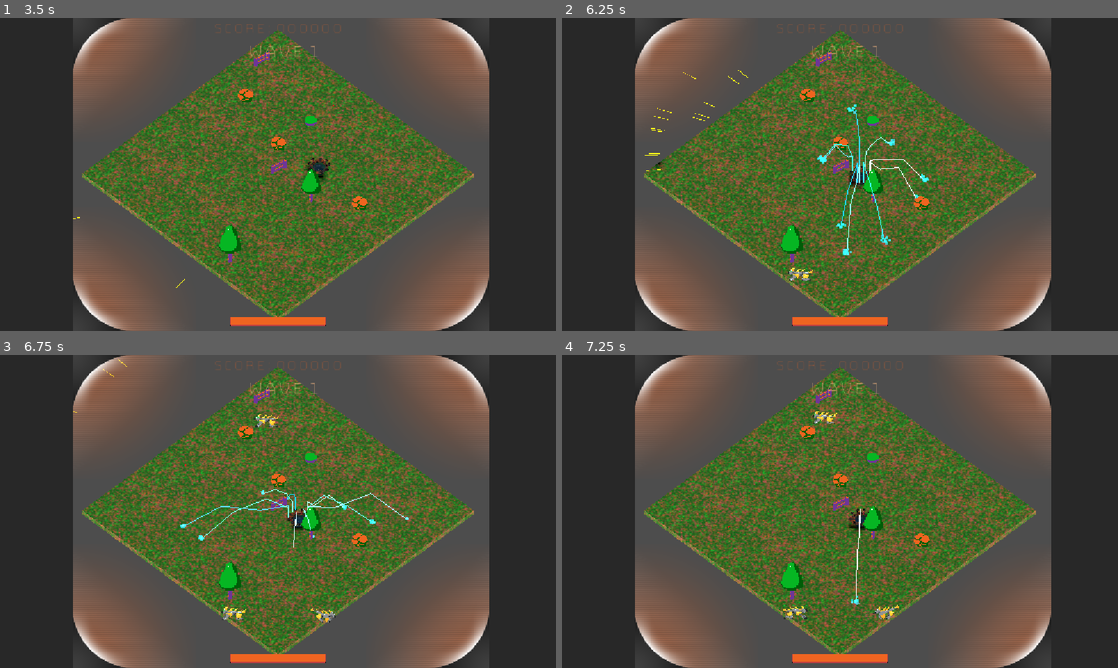
Above: before the commit, frames 1-4 (two rows, left to right).
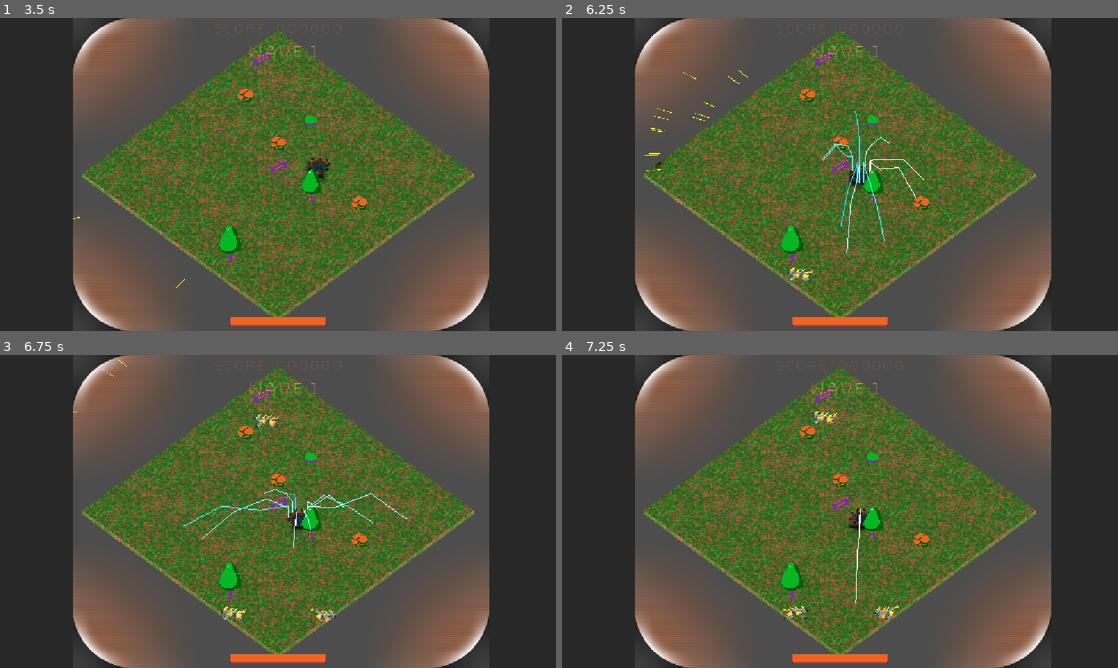
Above: after the commit, the same moments.

Repository: Gamkedo/terminus-2k28
Game: Godot game, scene res://level_menu.tscn
Same seed, same stepped clock (60 frames per second), same inputs: the game is played once before the commit and once after it.
Inputs (mouse positions are in pixels of both pictures, inside the frame that each line leads up to):
- Up to frame 1 (3.5 s): click (155, 161) at 0.5 s; tap Enter at 1.25 s; move the mouse to (400, 158) at 1.27 s; press the mouse at (400, 158) at 1.28 s; hold D (walk_right) 1.28-2 s; release the mouse at (400, 158) at 2 s; drag from (166, 190) to (250, 237) at 2.02 s; move the mouse to (333, 105) at 2.77 s; hold D (walk_right) from 2.78 s (still down); hold 0 (weapon0) from 2.78 s (still down)
- Up to frame 2 (6.25 s): release D (walk_right) at 3.5 s; release 0 (weapon0) at 3.5 s; drag from (812, 237) to (673, 127) at 3.52 s; tap Space at 4.25 s; move the mouse to (1006, 221) at 4.27 s; hold A (walk_left) 4.28-5 s; hold 2 (weapon2) 4.28-5 s; drag from (673, 127) to (756, 96) at 5.02 s; move the mouse to (867, 174) at 5.77 s; hold S (walk_down) from 5.78 s (still down); hold 4 (weapon4) from 5.78 s (still down); click (867, 174) at 5.92 s
- Up to frame 3 (6.75 s): release S (walk_down) at 6.5 s; release 4 (weapon4) at 6.5 s; drag from (194, 433) to (166, 527) at 6.52 s
- Up to frame 4 (7.25 s): no input

Frame 1 is identical in both runs. In frame 2, 0.2% of the frame differs, in the area x 45-66%, y 27-76%; in frame 3, less than 0.1%; in frame 4, less than 0.1%.

Commit message:
Particle cache attempt, moved some particle tscn into particle folder, turned off shadow on aim dot

Diff:
--- a/Scenes - Objects/lightning_bolt.tscn
+++ b/Scenes - Objects/lightning_bolt.tscn
@@ -2,26 +2,10 @@
 
 [ext_resource type="Script" uid="uid://df7uqxych4mqb" path="res://Scripts/gameplay/projectiles/lightning_bolt.gd" id="1_62pvi"]
 [ext_resource type="Script" uid="uid://dk0t68rm77cxi" path="res://Scripts/gameplay/damage_component.gd" id="2_toacn"]
+[ext_resource type="PackedScene" uid="uid://bsgkbj2irnxuh" path="res://Scenes - Particles/lightning_particles_3d.tscn" id="3_ybqwe"]
 
 [sub_resource type="SphereShape3D" id="SphereShape3D_8jg5c"]
 radius = 3.5
-
-[sub_resource type="StandardMaterial3D" id="StandardMaterial3D_y5qfa"]
-transparency = 1
-albedo_color = Color(0, 0.72833353, 0.95, 0.45490196)
-emission_enabled = true
-emission = Color(0.07341487, 0.54238397, 0.57206535, 1)
-billboard_mode = 3
-billboard_keep_scale = true
-particles_anim_h_frames = 1
-particles_anim_v_frames = 1
-particles_anim_loop = false
-
-[sub_resource type="QuadMesh" id="QuadMesh_7tbbo"]
-material = SubResource("StandardMaterial3D_y5qfa")
-
-[sub_resource type="Gradient" id="Gradient_w7dxp"]
-colors = PackedColorArray(0, 0.6783332, 0.74, 0.1882353, 0, 0.3499999, 1, 0.19215687)
 
 [node name="Node3D" type="Area3D" unique_id=1676042793]
 collision_layer = 4
@@ -40,22 +24,7 @@
 script = ExtResource("2_toacn")
 metadata/_custom_type_script = "uid://dk0t68rm77cxi"
 
-[node name="CPUParticles3D" type="CPUParticles3D" parent="." unique_id=696062901]
-material_override = SubResource("StandardMaterial3D_y5qfa")
-amount = 15
-lifetime = 0.35000000000000003
-explosiveness = 1.0
-fixed_fps = 30
-mesh = SubResource("QuadMesh_7tbbo")
-emission_shape = 1
-emission_sphere_radius = 0.2
-direction = Vector3(0, 1, 0)
-initial_velocity_min = 1.0
-initial_velocity_max = 5.0
-scale_amount_min = 0.3
-scale_amount_max = 0.5
-color = Color(0.13399999, 0.6342666, 0.67, 0.19607843)
-color_ramp = SubResource("Gradient_w7dxp")
+[node name="CPUParticles3D" parent="." unique_id=118062217 instance=ExtResource("3_ybqwe")]
 
 [connection signal="area_entered" from="." to="." method="_on_area_entered"]
 [connection signal="area_exited" from="." to="." method="_on_area_exited"]
--- a/Scenes - Objects/player.tscn
+++ b/Scenes - Objects/player.tscn
@@ -9,9 +9,15 @@
 [ext_resource type="Script" uid="uid://cj7eq14viaaad" path="res://Scripts/gameplay/weapons/shotgun.gd" id="4_iv4hd"]
 [ext_resource type="Texture2D" uid="uid://clfhx8dc6avbg" path="res://Textures/temp_player_back.png" id="4_y8h32"]
 [ext_resource type="PackedScene" uid="uid://l0shf2pmj48f" path="res://Models (game format)/player_vehbryo.glb" id="8_5hocr"]
-[ext_resource type="PackedScene" uid="uid://br2mtw0tajdts" path="res://Scenes - Objects/muzzle_flash.tscn" id="9_46nwg"]
+[ext_resource type="PackedScene" uid="uid://br2mtw0tajdts" path="res://Scenes - Particles/muzzle_flash.tscn" id="9_46nwg"]
 [ext_resource type="Script" uid="uid://ba3jif00r7vw1" path="res://Scripts/gameplay/weapons/laser_beam_weapon.gd" id="10_8dwo2"]
 [ext_resource type="PackedScene" uid="uid://p7aumif32558" path="res://Scenes - Objects/laser_beam_projectile.tscn" id="11_46nwg"]
+[ext_resource type="PackedScene" uid="uid://fg0o0lx1c3d8" path="res://Scenes - Particles/explosion_particle_effect.tscn" id="13_0g0b8"]
+[ext_resource type="PackedScene" uid="uid://ic71hiiw54gl" path="res://Scenes - Particles/leaf_hurricane.tscn" id="14_bae4t"]
+[ext_resource type="PackedScene" uid="uid://bjoc5aa7xcnpi" path="res://Scenes - Particles/particle_smoke_puff.tscn" id="15_n3yrm"]
+[ext_resource type="PackedScene" uid="uid://dr004o72ff57y" path="res://Scenes - Particles/smoke_particle_effect.tscn" id="16_t14tu"]
+[ext_resource type="PackedScene" uid="uid://bsgkbj2irnxuh" path="res://Scenes - Particles/lightning_particles_3d.tscn" id="17_avl05"]
+[ext_resource type="PackedScene" uid="uid://dg14n5bxo33wb" path="res://Scenes - Particles/laser_hit.tscn" id="18_bae4t"]
 
 [sub_resource type="StandardMaterial3D" id="StandardMaterial3D_y8h32"]
 transparency = 1
@@ -136,6 +142,7 @@
 
 [node name="AimDot" type="MeshInstance3D" parent="." unique_id=249952343]
 transform = Transform3D(0.3, 0, 0, 0, 0.3, 0, 0, 0, 0.3, 0.30974174, 0.93932295, -6.3473606)
+cast_shadow = 0
 mesh = SubResource("SphereMesh_4flbx")
 surface_material_override/0 = SubResource("StandardMaterial3D_onrkg")
 
@@ -163,3 +170,21 @@
 [node name="Lightning" type="Node3D" parent="." unique_id=1872216530]
 script = ExtResource("2_p3gwe")
 projectile_scene = ExtResource("3_05wly")
+
+[node name="ParticlesCache" type="Node3D" parent="." unique_id=381308245]
+transform = Transform3D(1, 0, 0, 0, 1, 0, 0, 0, 1, 0, -31.402435, 0)
+
+[node name="Explosion" parent="ParticlesCache" unique_id=1082297007 instance=ExtResource("13_0g0b8")]
+
+[node name="LeafHurricane" parent="ParticlesCache" unique_id=2146032106 instance=ExtResource("14_bae4t")]
+
+[node name="ParticleSmokePuff" parent="ParticlesCache" unique_id=1690057196 instance=ExtResource("15_n3yrm")]
+
+[node name="Smoke" parent="ParticlesCache" unique_id=237784709 instance=ExtResource("16_t14tu")]
+visible = false
+
+[node name="CPUParticles3D" parent="ParticlesCache" unique_id=118062217 instance=ExtResource("17_avl05")]
+
+[node name="LaserHit" parent="ParticlesCache" unique_id=2136184369 instance=ExtResource("18_bae4t")]
+
+[node name="MuzzleFlash" parent="ParticlesCache" unique_id=1226608780 instance=ExtResource("9_46nwg")]
--- /dev/null
+++ b/Scenes - Particles/lightning_particles_3d.tscn
@@ -0,0 +1,36 @@
+[gd_scene format=3 uid="uid://bsgkbj2irnxuh"]
+
+[sub_resource type="StandardMaterial3D" id="StandardMaterial3D_y5qfa"]
+transparency = 1
+albedo_color = Color(0, 0.72833353, 0.95, 0.45490196)
+emission_enabled = true
+emission = Color(0.07341487, 0.54238397, 0.57206535, 1)
+billboard_mode = 3
+billboard_keep_scale = true
+particles_anim_h_frames = 1
+particles_anim_v_frames = 1
+particles_anim_loop = false
+
+[sub_resource type="QuadMesh" id="QuadMesh_7tbbo"]
+material = SubResource("StandardMaterial3D_y5qfa")
+
+[sub_resource type="Gradient" id="Gradient_w7dxp"]
+colors = PackedColorArray(0, 0.6783332, 0.74, 0.1882353, 0, 0.3499999, 1, 0.19215687)
+
+[node name="CPUParticles3D" type="CPUParticles3D" unique_id=118062217]
+material_override = SubResource("StandardMaterial3D_y5qfa")
+emitting = false
+amount = 15
+lifetime = 0.35000000000000003
+explosiveness = 1.0
+fixed_fps = 30
+mesh = SubResource("QuadMesh_7tbbo")
+emission_shape = 1
+emission_sphere_radius = 0.2
+direction = Vector3(0, 1, 0)
+initial_velocity_min = 1.0
+initial_velocity_max = 5.0
+scale_amount_min = 0.3
+scale_amount_max = 0.5
+color = Color(0.13399999, 0.6342666, 0.67, 0.19607843)
+color_ramp = SubResource("Gradient_w7dxp")
--- a/Scripts/gameplay/projectiles/laser_beam_projectile.gd
+++ b/Scripts/gameplay/projectiles/laser_beam_projectile.gd
@@ -18,7 +18,7 @@
 ## Timer to count tick interval
 var scale_update_timer: float = 0.0
 
-const LASER_HIT_TSCN := preload("res://Scenes - Objects/laser_hit.tscn")
+const LASER_HIT_TSCN := preload("res://Scenes - Particles/laser_hit.tscn")
 
 func _ready() -> void:
 	beam_len = beam_end.position.z
--- a/Scripts/gameplay/projectiles/laser_bolt.gd
+++ b/Scripts/gameplay/projectiles/laser_bolt.gd
@@ -6,7 +6,7 @@
 ## How long before projectile is automatically destroyed (like if it travels out of bounds for example)
 @export var destroy_delay: float = 5.0
 
-const LASER_HIT_TSCN: PackedScene = preload("res://Scenes - Objects/laser_hit.tscn")
+const LASER_HIT_TSCN: PackedScene = preload("res://Scenes - Particles/laser_hit.tscn")
 
 @onready var damage_component := $DamageComponent
 var damage_amount: float
Renamed: Scenes - Objects/laser_hit.tscn -> Scenes - Particles/laser_hit.tscn
Renamed: Scenes - Objects/muzzle_flash.tscn -> Scenes - Particles/muzzle_flash.tscn
